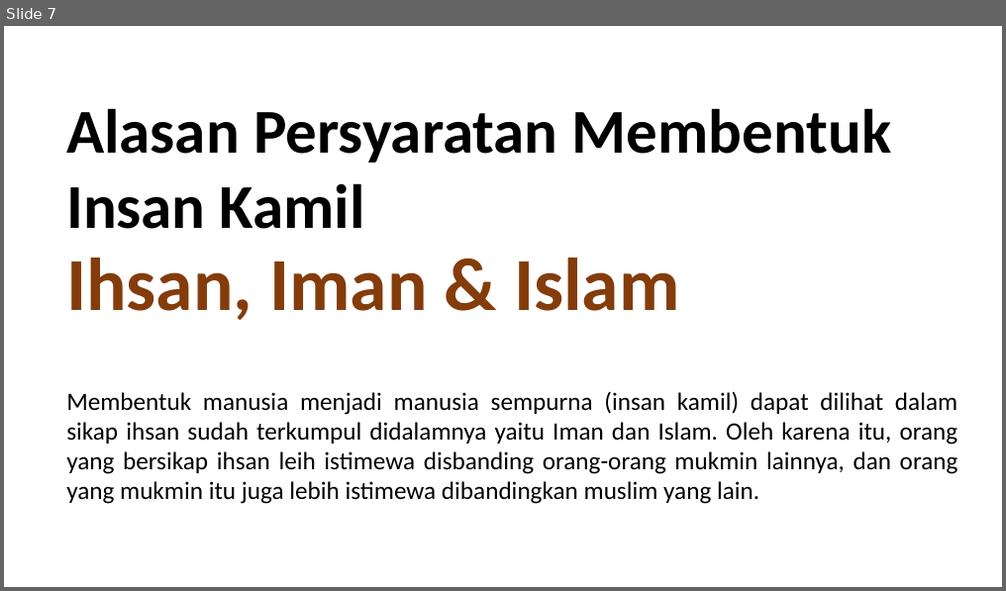
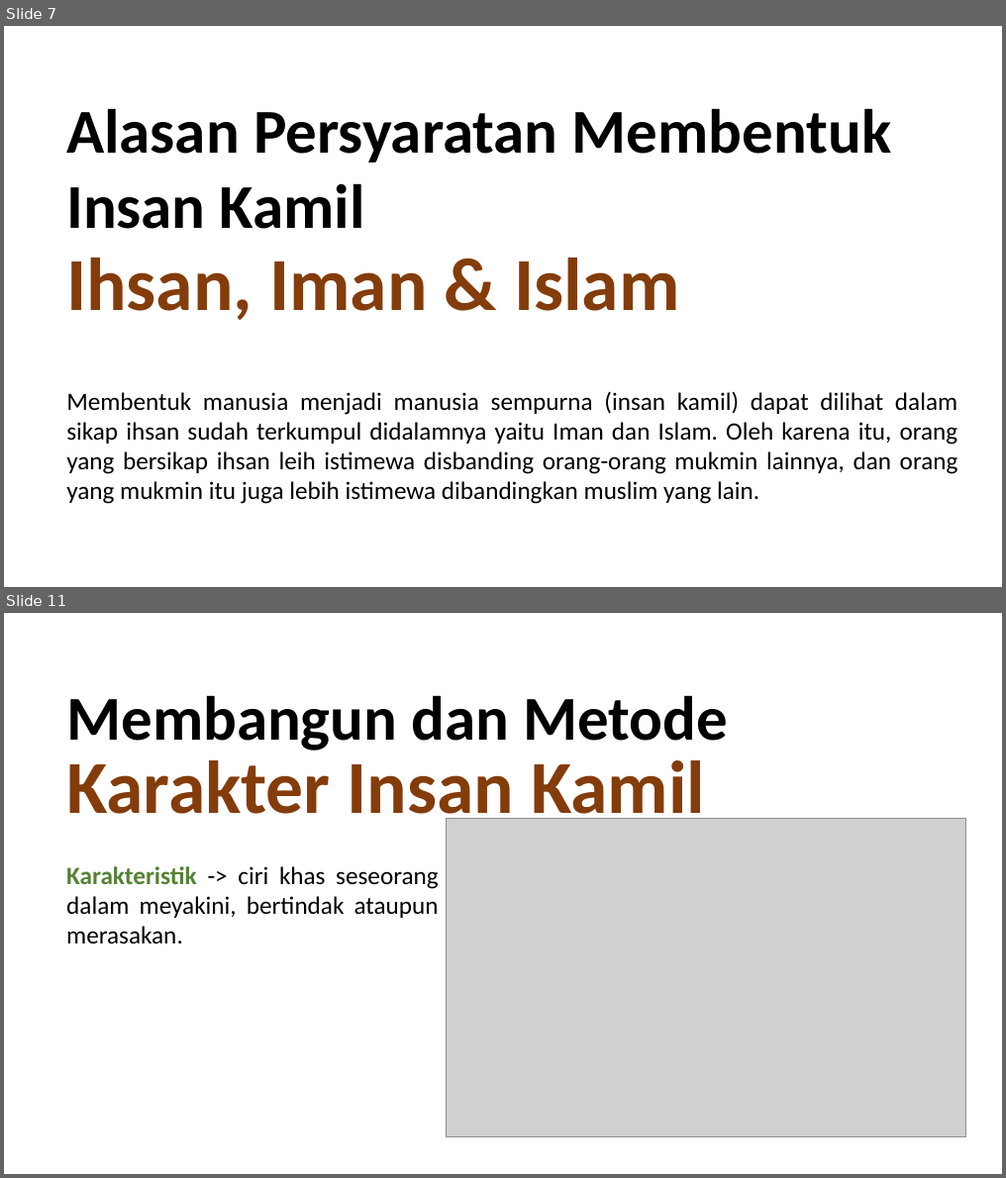
Before and after one commit to fsdio/my-kuliah, a slide deck: SEMESTER 5/[RABU] Pendidikan Agama Islam/presentasi/dd.pptx. Shown one above the other, each under a label of ours: slide 7 before the commit, slides 7 and 11 after it; the slides between them are not shown. The pictures are 1006x591 and 1006x1178 pixels, drawn with LibreOffice and Linux fonts; fonts in the diff are those of the drawing; grey boxes stand for pictures. Boxes give left, top, right and bottom in pixels: in the first picture for what was removed or moved away, otherwise in the second. Text is boxed around its words. In the diff, an @@ line names an element or a change of style, - is before the commit and + after.

```diff
--- a/SEMESTER 5/[RABU] Pendidikan Agama Islam/presentasi/dd.pptx
+++ b/SEMESTER 5/[RABU] Pendidikan Agama Islam/presentasi/dd.pptx
@@ slide 11 added at (4, 613, 1002, 1174), background #FFFFFF @@
@@ text added at (66, 695, 728, 751), 60 pt, text #000000, bold @@
+Membangun dan Metode
@@ text added at (66, 761, 705, 830), 72 pt, text #843C0B, bold @@
+Karakter Insan Kamil
@@ picture added at (446, 818, 966, 1137) @@
@@ text added at (66, 866, 439, 945), 24 pt, text #000000 @@
+Karakteristik -> ciri khas seseorang dalam meyakini, bertindak ataupun merasakan.
```
Also in this commit, not shown: 5 other slides added, 9 other files.
